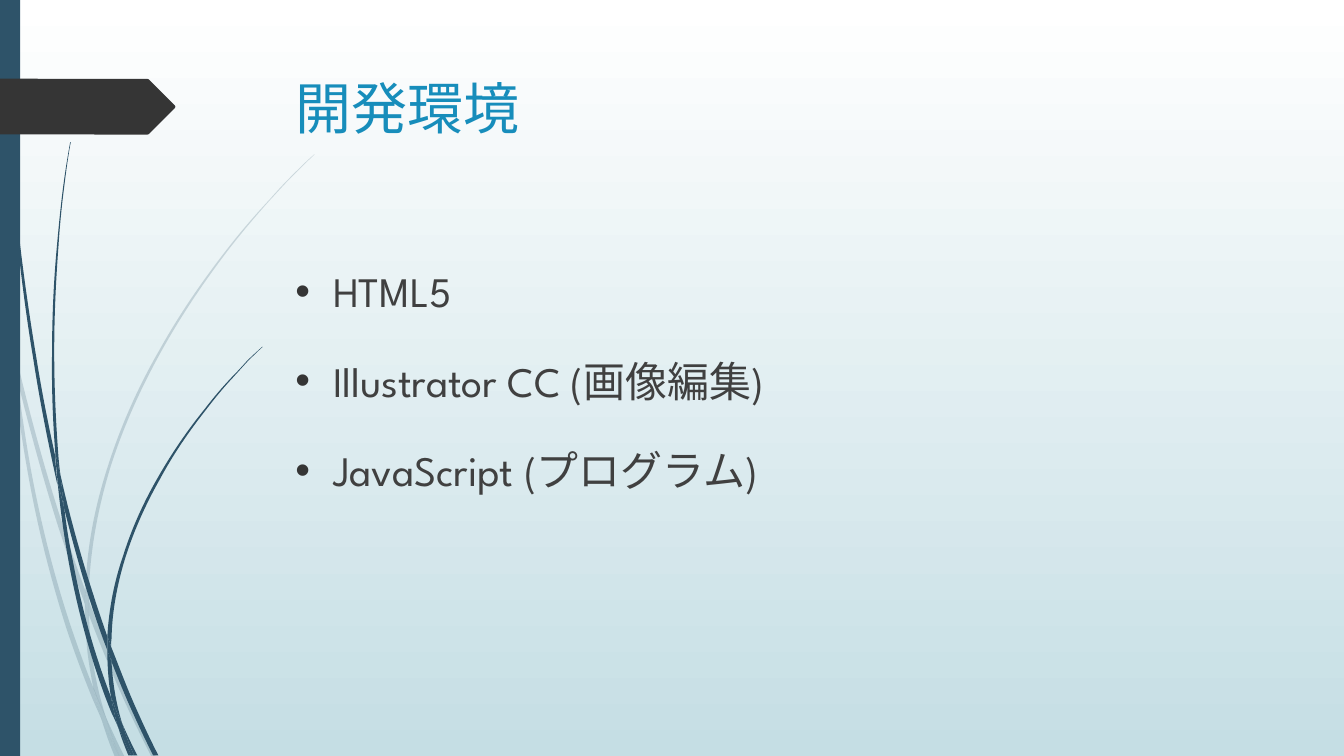
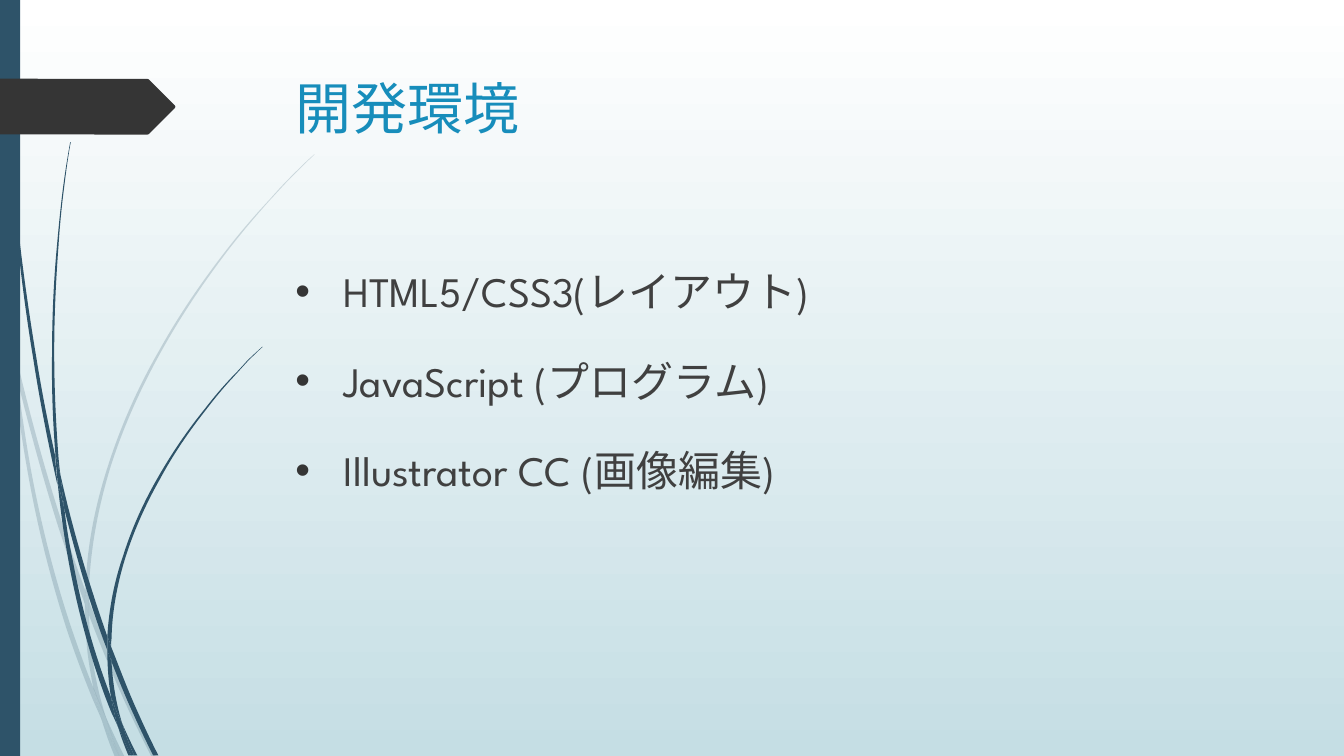
Before and after one commit to kistFteam/Conversation, a slide deck: slide 4 of パワーポイント.pptx. Drawn at 1344x756 pixels with LibreOffice and Linux fonts; fonts in the diff are those of the drawing. Boxes give left, top, right and bottom in pixels: in the first picture for what was removed or moved away, otherwise in the second. Text is boxed around its words. In the diff, an @@ line names an element or a change of style, - is before the commit and + after.

```diff
--- a/パワーポイント.pptx
+++ b/パワーポイント.pptx
@@ text at bbox=[344, 273, 810, 406]: text changed @@
-• HTML5
+• HTML5/CSS3(レイアウト)
+• JavaScript (プログラム)
@@ text at bbox=[333, 451, 758, 495]: paragraph removed @@
-• JavaScript (プログラム)
```
Also in this commit, not shown: 1 other slide changed, 3 other files.
